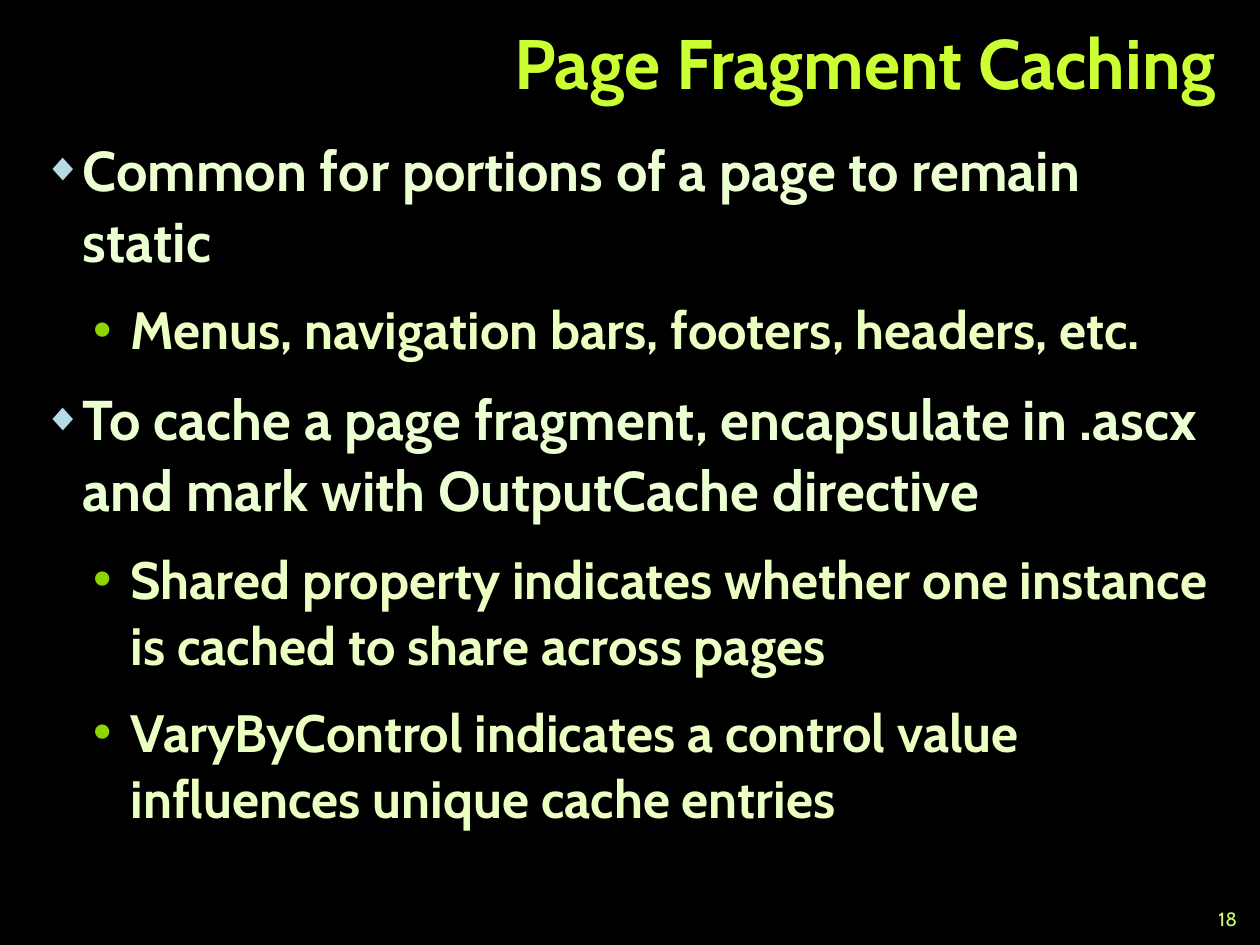
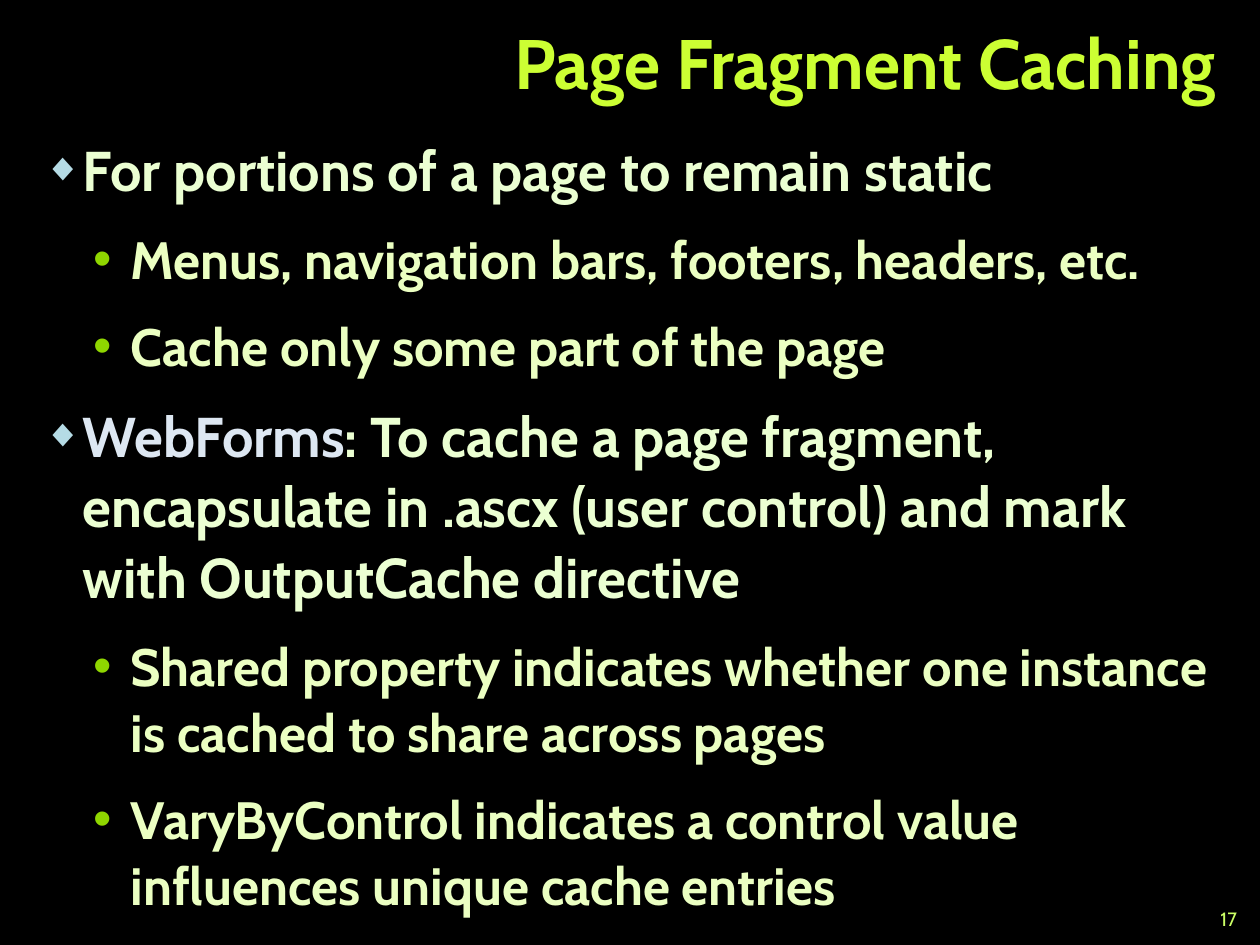
Before and after one commit to martin-nikolov/Telerik-Academy, a slide deck: slide 17 of ASP.NET MVC/07. ASP.NET Caching Data/ASP.NET Caching Data.pptx (slide 18 before the commit). Drawn at 1260x945 pixels with LibreOffice and Linux fonts; fonts in the diff are those of the drawing; background and template pictures are left out. Boxes give left, top, right and bottom in pixels: in the first picture for what was removed or moved away, otherwise in the second. Text is boxed around its words. In the diff, an @@ line names an element or a change of style, - is before the commit and + after.

```diff
--- a/ASP.NET MVC/07. ASP.NET Caching Data/ASP.NET Caching Data.pptx
+++ b/ASP.NET MVC/07. ASP.NET Caching Data/ASP.NET Caching Data.pptx
@@ text at <box>83,149,992,203</box>: text changed @@
-◆ Common for portions of a page to remain static
+◆ For portions of a page to remain static
@@ text at <box>83,326,1127,610</box>: text changed @@
-◆ To cache a page fragment, encapsulate in .ascx and mark with OutputCache directive
+  • Cache only some part of the page
+◆ WebForms: To cache a page fragment, encapsulate in .ascx (user control) and mark with OutputCache directive
@@ page number at <box>1220,912,1236,926</box>: text changed @@
-18
+17
```
Also in this commit, not shown: 5 other slides changed, 1 slide added, 1 slide removed, 1 other file.
